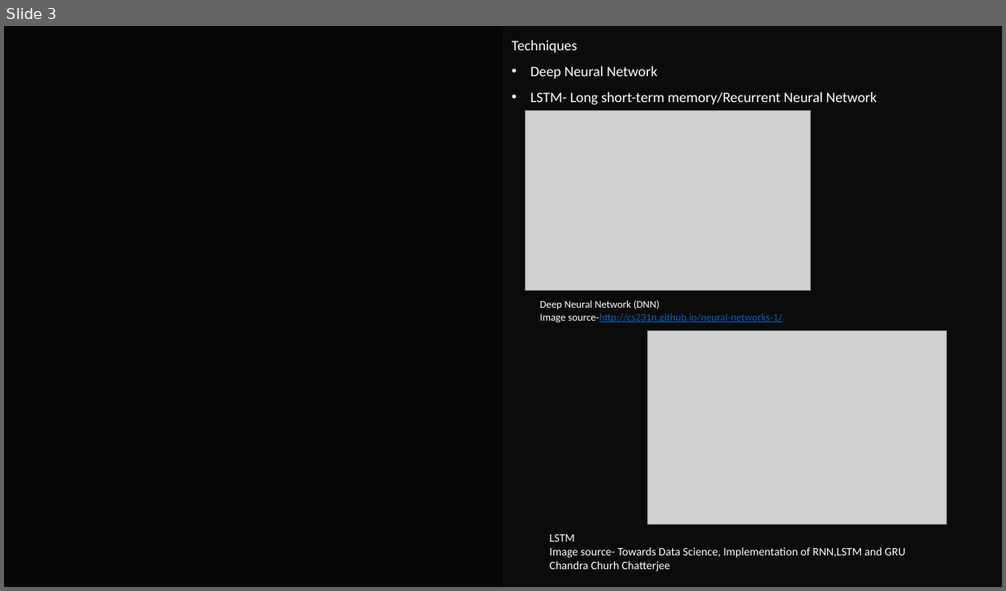
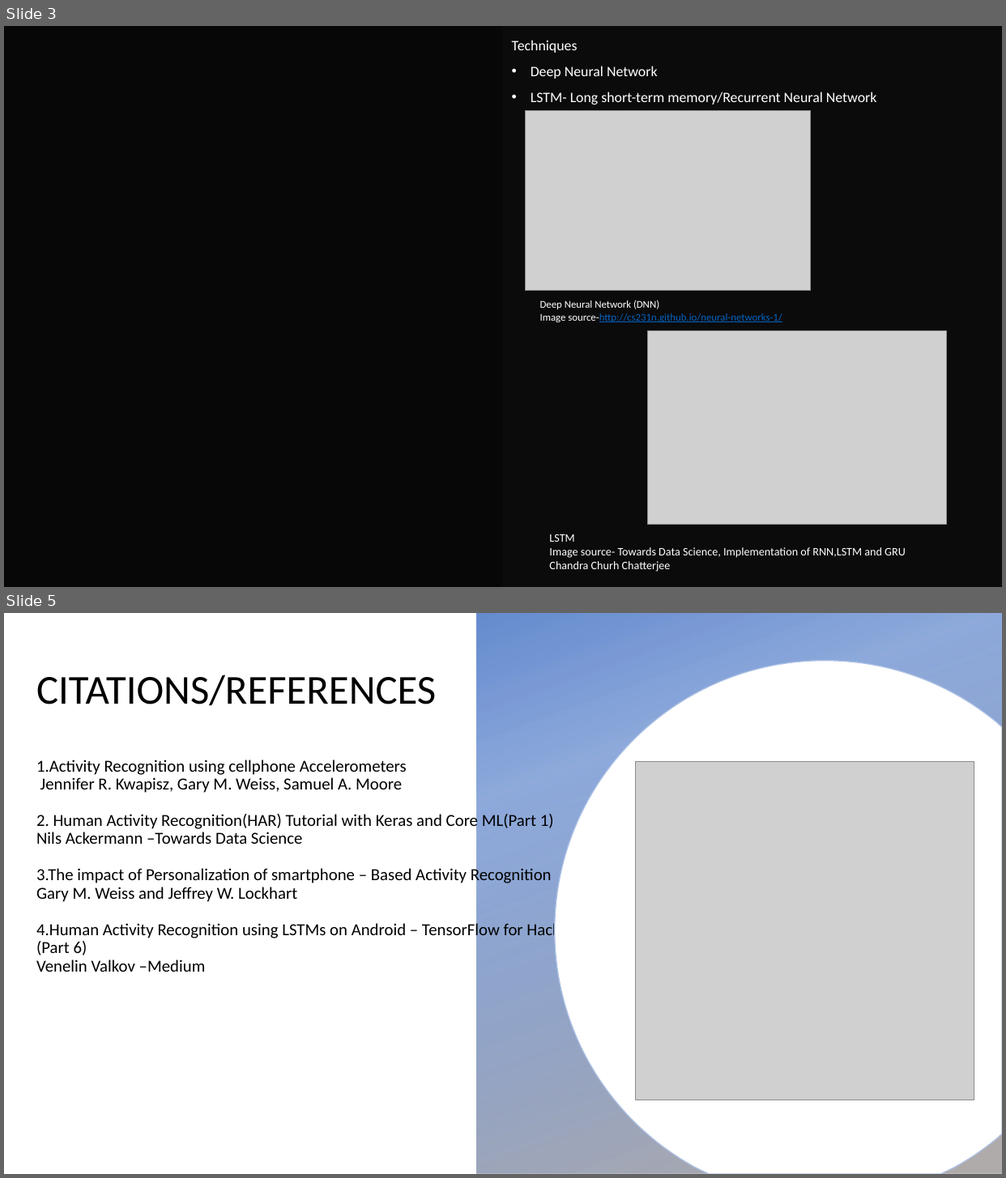
Before and after one commit to Khushbooagarwalhub/Machine-learning_project3, a slide deck: Machine learning techniques in sensor based human activity.pptx. Shown one above the other, each under a label of ours: slide 3 before the commit, slides 3 and 5 after it; the slides between them are not shown. The pictures are 1006x591 and 1006x1178 pixels, drawn with LibreOffice and Linux fonts; fonts in the diff are those of the drawing; grey boxes stand for pictures; background and template pictures are left out. Boxes give left, top, right and bottom in pixels: in the first picture for what was removed or moved away, otherwise in the second. Text is boxed around its words. In the diff, an @@ line names an element or a change of style, - is before the commit and + after.

```diff
--- a/Machine learning techniques in sensor based human activity.pptx
+++ b/Machine learning techniques in sensor based human activity.pptx
@@ slide 5 added at [4, 613, 1002, 1174], background picture (left out) @@
@@ rectangle added at [476, 613, 1002, 1174], fill gradient #4472C4 to #AFABAB @@
@@ freeform shape added at [555, 661, 1002, 1174], fill #FFFFFF, outline #AFABAB 1 pt @@
@@ title added at [36, 675, 580, 972], 16.2 pt, text #000000 @@
+CITATIONS/REFERENCES
+1.Activity Recognition using cellphone Accelerometers
+Jennifer R. Kwapisz, Gary M. Weiss, Samuel A. Moore
+2. Human Activity Recognition(HAR) Tutorial with Keras and Core ML(Part 1)
+Nils Ackermann –Towards Data Science
+3.The impact of Personalization of smartphone – Based Activity Recognition
+Gary M. Weiss and Jeffrey W. Lockhart
+4.Human Activity Recognition using LSTMs on Android – TensorFlow for Hackers
+(Part 6)
+Venelin Valkov –Medium
@@ picture added at [635, 762, 974, 1101] @@
```
Also in this commit, not shown: 13 other files.
